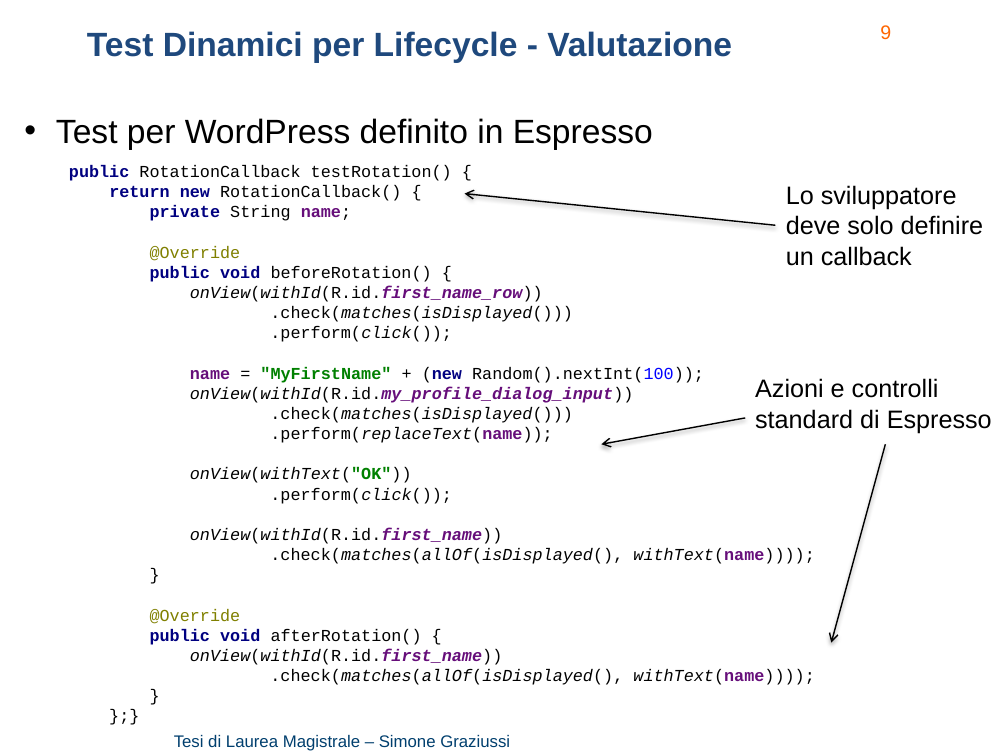
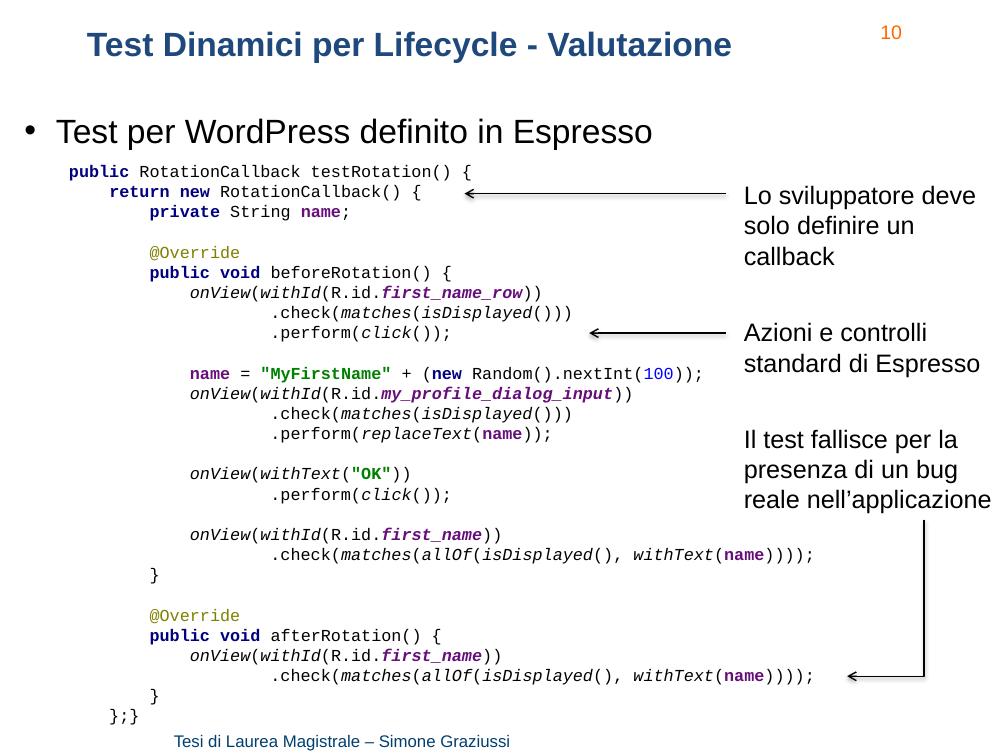
Before and after one commit to Simone3/Thesis, a slide deck: slide 10 of Presentation/Presentation.pptx (slide 9 before the commit). Drawn at 1008x756 pixels with LibreOffice and Linux fonts; fonts in the diff are those of the drawing; background and template pictures are left out. Boxes give left, top, right and bottom in pixels: in the first picture for what was removed or moved away, otherwise in the second. Text is boxed around its words. In the diff, an @@ line names an element or a change of style, - is before the commit and + after.

```diff
--- a/Presentation/Presentation.pptx
+++ b/Presentation/Presentation.pptx
@@ page number at [880, 25, 902, 40]: text changed @@
-9
+10
@@ text "Lo sviluppatore deve solo definire ..." rewrapped from [786, 185, 984, 266] to [744, 185, 977, 266] @@
@@ arrow moved from (775, 225) - (465, 194) to (726, 194) - (465, 194) @@
@@ text "Azioni e controlli standard di ...": place and size @@
-text "Azioni e controlli standard di ..." at [755, 378, 992, 433]
+text "Azioni e controlli standard di ..." at [744, 322, 980, 377]
@@ arrow moved from (745, 418) - (602, 445) to (726, 333) - (590, 333) @@
@@ text added at [744, 429, 992, 514], 18 pt, text #000000 @@
+Il test fallisce per la presenza di un bug reale nell’applicazione
@@ arrow removed from (885, 445) to (832, 643) @@
@@ elbow arrow added from (924, 519) to (847, 676), #000000 1 pt @@
```
Also in this commit, not shown: 8 other slides changed, 1 slide added, 1 other file.
